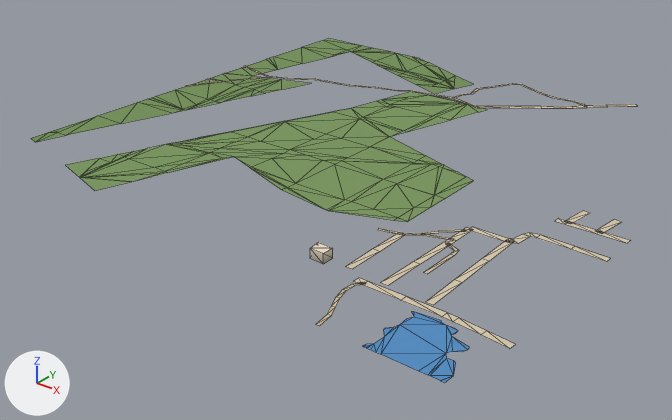
One commit to the glTF model public/assets/bengaluru-region-v1/tiles/t39_-13-l0.glb: the scene before it, then after it.
Both versions are drawn from a 50 mm camera at (20202.0, -6864.0, 308.0) aimed at (19742.0, -6288.0, -49.0). Every picture has the same lights, and +X, +Y and +Z are marked at lower left. The first picture is the older version. Mesh edges are drawn as thin lines.

In view in the first picture: 'building', 'ground', 'water'.
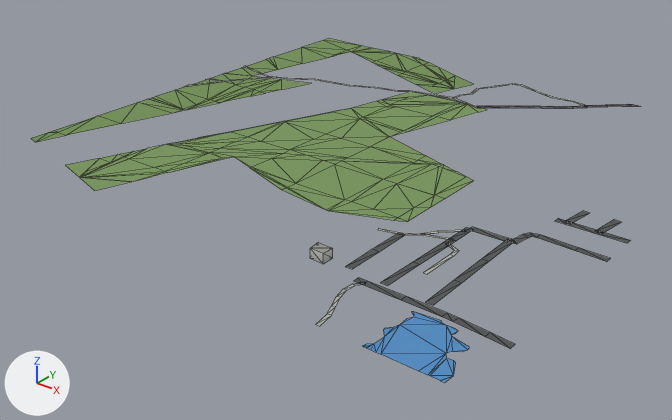
What differs and where, as boxes [x1, y1, x2, y2] in the pictures (672 x 420 px; the box of a moved part takes in the faces that stretch with it):
'ground', reshaped: before [31, 38, 637, 348]; after [31, 38, 639, 349]
part 1 of me_building, recoloured: [310, 242, 333, 264] in both
part 2 of me_ground, moved or reshaped: before [453, 318, 516, 348]; after [453, 318, 515, 349]
part 3 of me_ground, moved or reshaped: before [509, 231, 630, 262]; after [510, 231, 630, 262]
part 4 of me_ground, moved or reshaped: before [186, 66, 268, 86]; after [187, 66, 268, 86]
part 5 of me_ground, reshaped: before [607, 104, 637, 107]; after [607, 104, 639, 107]
part 6 of me_ground, recoloured: [244, 66, 621, 348] in both

Diff of the bpy script that builds the scene:
```diff
--- a/public/assets/bengaluru-region-v1/tiles/t39_-13-l0.glb.py
+++ b/public/assets/bengaluru-region-v1/tiles/t39_-13-l0.glb.py
@@ me_building @@
-me_building.from_pydata(...)  # 8 vertices, 10 faces; spans x 337.53..350.79, y 62.1..72.75, z 0.0..8.0
+me_building.from_pydata(...)  # 8 vertices, 12 faces; spans x 337.53..350.79, y 62.1..72.75, z 0.0..8.0
+# me_building part 1: 10 kept faces spanning x 337.53..350.79, y 62.1..72.75, z 0.0..8.0 get new vertex colours
+# edits to the shape of me_building do not show in these pictures
 me_building.materials.append(mat_building)
@@ me_ground @@
 # verts and faces of me_ground; kept vertices keep their numbers, new ones are numbered from 435
-me_ground.from_pydata(...)  # 435 vertices, 519 faces; spans x -1.0..500.0, y 0.0..502.0, z 1.0
+me_ground.from_pydata(...)  # 439 vertices, 523 faces; spans x 0.0..500.0, y 0.0..500.0, z 1.0
+# me_ground part 2
+verts[3] = (482.0, 58.0, 1.0)  # moved, pixel (490, 332)
+verts[2] = (482.0, 52.0, 1.0)  # moved, pixel (484, 336)
+# me_ground part 3
+delete_faces([(269, 272, 270), (289, 290, 292), (289, 292, 291)])
+verts[262] = (476.0, 189.0, 1.0)  # moved, pixel (578, 247)
+verts[261] = (476.0, 183.0, 1.0)  # moved, pixel (574, 250)
+verts[270] = (434.0, 172.0, 1.0)  # moved, pixel (513, 239)
+verts[269] = (440.0, 167.0, 1.0)  # moved, pixel (516, 244)
+faces += [(269, 270, 272), (289, 290, 291), (290, 292, 291)]
+# me_ground part 4
+delete_vertices([431, 432, 433])  # with the faces that use them
+delete_faces([(411, 412, 414), (411, 414, 413), (413, 414, 416), (413, 416, 415)])
+verts[384] = (15.0, 348.0, 1.0)  # moved, pixel (251, 69)
+verts[383] = (15.0, 351.0, 1.0)  # moved, pixel (253, 69)
+verts[435] = (17.0, 301.0, 1.0)  # pixel (222, 80)
+verts[440] = (0.0, 268.0, 1.0)  # pixel (188, 84)
+verts[441] = (0.0, 262.0, 1.0)  # pixel (183, 86)
+verts[442] = (10.0, 280.0, 1.0)  # pixel (203, 84)
+verts[443] = (7.0, 282.0, 1.0)  # pixel (202, 83)
+faces += [(411, 412, 435), (411, 435, 413), (413, 435, 415), (415, 435, 416), (440, 441, 442), (440, 442, 443)]
+faces += [(434, 443, 442), (414, 443, 434)]
+# me_ground part 5
+delete_vertices([429, 430])  # with the faces that use them
+verts[436] = (385.0, 492.0, 1.0)  # pixel (629, 106)
+verts[437] = (381.0, 497.0, 1.0)  # pixel (627, 104)
+verts[438] = (385.0, 500.0, 1.0)  # pixel (632, 104)
+verts[439] = (394.0, 500.0, 1.0)
+faces += [(427, 428, 436), (427, 436, 437), (436, 438, 437), (436, 439, 438)]
+# me_ground part 6: 146 kept faces spanning x 0.0..500.0, y 0.0..487.0, z 1.0 get new vertex colours; the middle colour goes from beige #cfbf9f to grey #afb2a9
 me_ground.materials.append(mat_ground)
```
